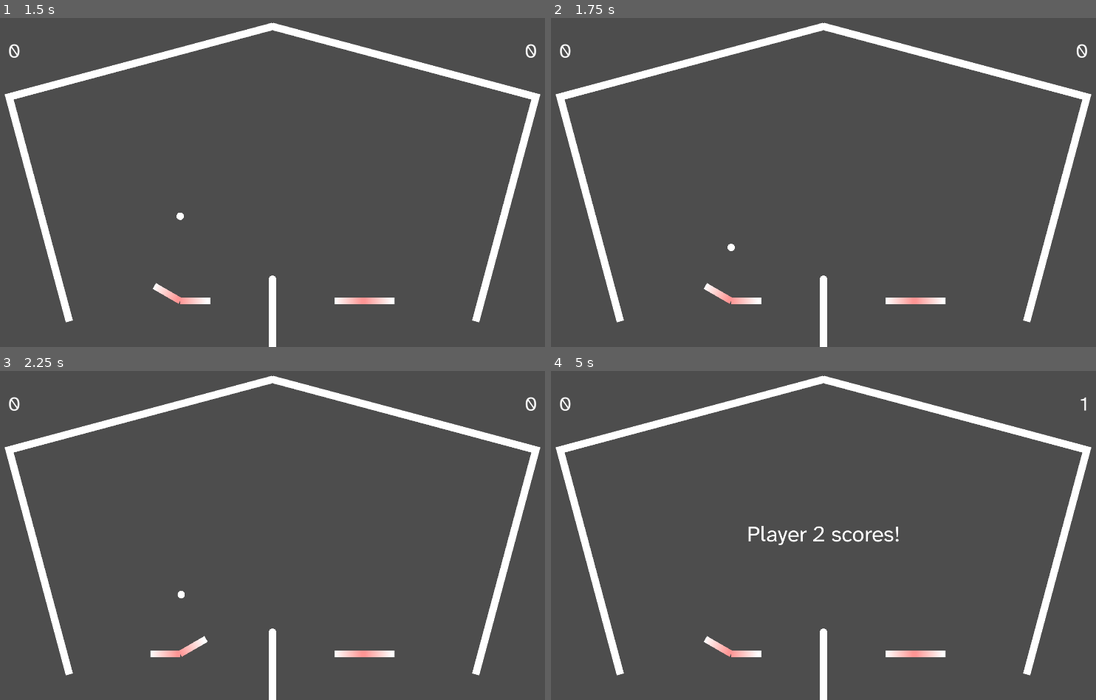
Above: before the commit, frames 1-4 (two rows, left to right).
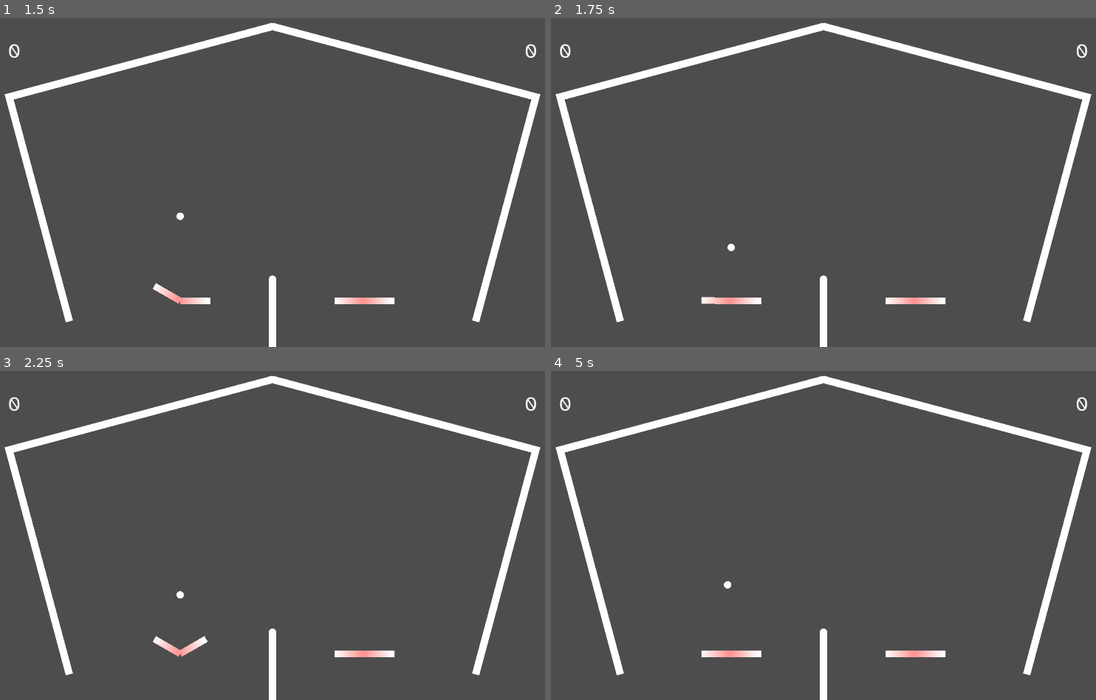
Above: after the commit, the same moments.

Repository: Skelothan/PinballPongReponged
Game: Godot game, scene res://Scenes/PinballPongArena.tscn
Two runs of this game, one before a commit and one after it. Both use one fixed random seed, a clock stepped at 60 frames per second and the inputs below.
Inputs:
- Up to frame 1 (1.5 s): tap Enter at 0.5 s; hold G (p1_flip_right) 0.53-1.28 s; hold , (p2_flip_left) 0.53-1.28 s; tap . (p2_flip_right) at 0.8, 1.35 s; tap Escape (reset) at 1.25 s; hold F (p1_flip_left) from 1.28 s (still down)
- Up to frame 2 (1.75 s): keep holding F (p1_flip_left); tap W (p1_flip_both, bound only after the commit) at 1.55 s
- Up to frame 3 (2.25 s): release F (p1_flip_left) at 2.03 s; hold G (p1_flip_right) from 2.03 s (still down); hold W (p1_flip_both, bound only after the commit) from 2.03 s (still down)
- Up to frame 4 (5 s): tap Up (p2_flip_both, bound only after the commit) at 2.3, 2.85 s; release W (p1_flip_both, bound only after the commit) at 2.78 s; tap , (p2_flip_left) at 3.05 s; release G (p1_flip_right) at 3.53 s; hold , (p2_flip_left) 3.53-4.28 s; hold F (p1_flip_left) from 3.53 s (still down); tap . (p2_flip_right) at 3.8, 4.35 s; tap W (p1_flip_both, bound only after the commit) at 4.55 s

Frame 1 is identical in both runs. In frame 2, 0.2% of the frame differs, in the area x 27-34%, y 80-87%; in frame 3, 0.2%; in frame 4, 0.7%, in the area x 27-99%, y 7-87%.

Commit message:
feat: butterfly paddle flip

Diff:
--- a/Scripts/paddle.gd
+++ b/Scripts/paddle.gd
@@ -27,29 +27,29 @@
 
 func _input(event):
 	if player == 1:
-		if event.is_action_pressed("p1_flip_left") and not left_flipper_flipped:
+		if (event.is_action_pressed("p1_flip_left") or event.is_action_pressed("p1_flip_both")) and not left_flipper_flipped:
 			left_flipper_flipped = true
 			left_flipper_rotation_direction = 1
-		if event.is_action_pressed("p1_flip_right") and not right_flipper_flipped:
+		if (event.is_action_pressed("p1_flip_right") or event.is_action_pressed("p1_flip_both")) and not right_flipper_flipped:
 			right_flipper_flipped = true
 			right_flipper_rotation_direction = -1
-		if event.is_action_released("p1_flip_left") and left_flipper_flipped:
+		if (event.is_action_released("p1_flip_left") or event.is_action_released("p1_flip_both")) and left_flipper_flipped:
 			left_flipper_flipped = false
 			left_flipper_rotation_direction = -1
-		if event.is_action_released("p1_flip_right") and right_flipper_flipped:
+		if (event.is_action_released("p1_flip_right")  or event.is_action_released("p1_flip_both")) and right_flipper_flipped:
 			right_flipper_flipped = false
 			right_flipper_rotation_direction = 1
 	elif player == 2:
-		if event.is_action_pressed("p2_flip_left") and not left_flipper_flipped:
+		if (event.is_action_pressed("p2_flip_left") or event.is_action_pressed("p2_flip_both")) and not left_flipper_flipped:
 			left_flipper_flipped = true
 			left_flipper_rotation_direction = 1
-		if event.is_action_pressed("p2_flip_right") and not right_flipper_flipped:
+		if (event.is_action_pressed("p2_flip_right") or event.is_action_pressed("p2_flip_both")) and not right_flipper_flipped:
 			right_flipper_flipped = true
 			right_flipper_rotation_direction = -1
-		if event.is_action_released("p2_flip_left") and left_flipper_flipped:
+		if (event.is_action_released("p2_flip_left") or event.is_action_released("p2_flip_both")) and left_flipper_flipped:
 			left_flipper_flipped = false
 			left_flipper_rotation_direction = -1
-		if event.is_action_released("p2_flip_right") and right_flipper_flipped:
+		if (event.is_action_released("p2_flip_right") or event.is_action_released("p2_flip_both")) and right_flipper_flipped:
 			right_flipper_flipped = false
 			right_flipper_rotation_direction = 1
 
--- a/project.godot
+++ b/project.godot
@@ -90,6 +90,16 @@
 "events": [Object(InputEventKey,"resource_local_to_scene":false,"resource_name":"","device":0,"window_id":0,"alt_presse …(194 unchanged characters)…
 ]
 }
+p1_flip_both={
+"deadzone": 0.2,
+"events": [Object(InputEventKey,"resource_local_to_scene":false,"resource_name":"","device":-1,"window_id":0,"alt_pressed":false,"shift_pressed":false,"ctrl_pressed":false,"meta_pressed":false,"pressed":false,"keycode":0,"physical_keycode":87,"key_label":0,"unicode":119,"location":0,"echo":false,"script":null)
+]
+}
+p2_flip_both={
+"deadzone": 0.2,
+"events": [Object(InputEventKey,"resource_local_to_scene":false,"resource_name":"","device":-1,"window_id":0,"alt_pressed":false,"shift_pressed":false,"ctrl_pressed":false,"meta_pressed":false,"pressed":false,"keycode":0,"physical_keycode":4194320,"key_label":0,"unicode":0,"location":0,"echo":false,"script":null)
+]
+}
 
 [rendering]
 
